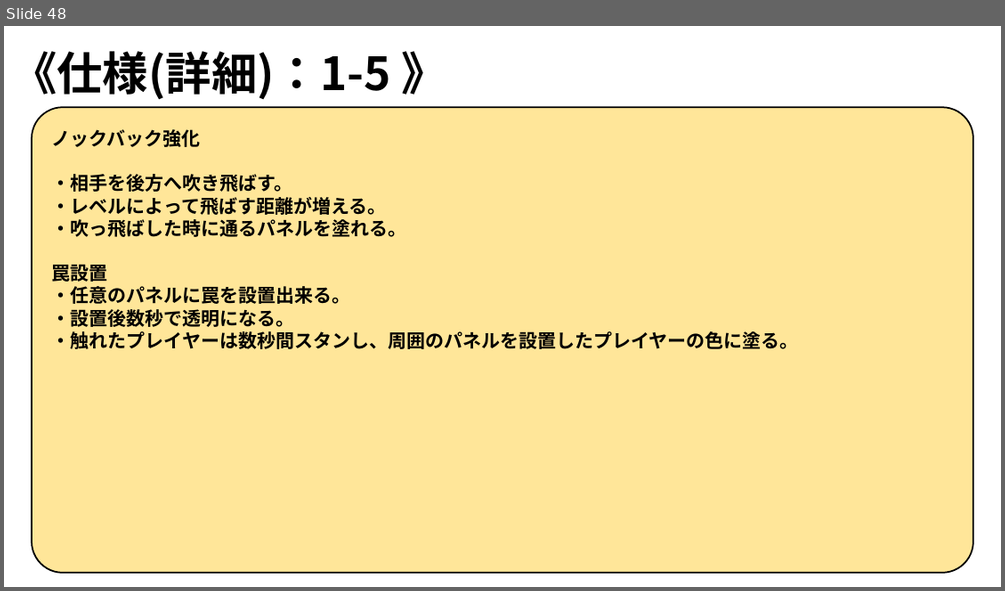
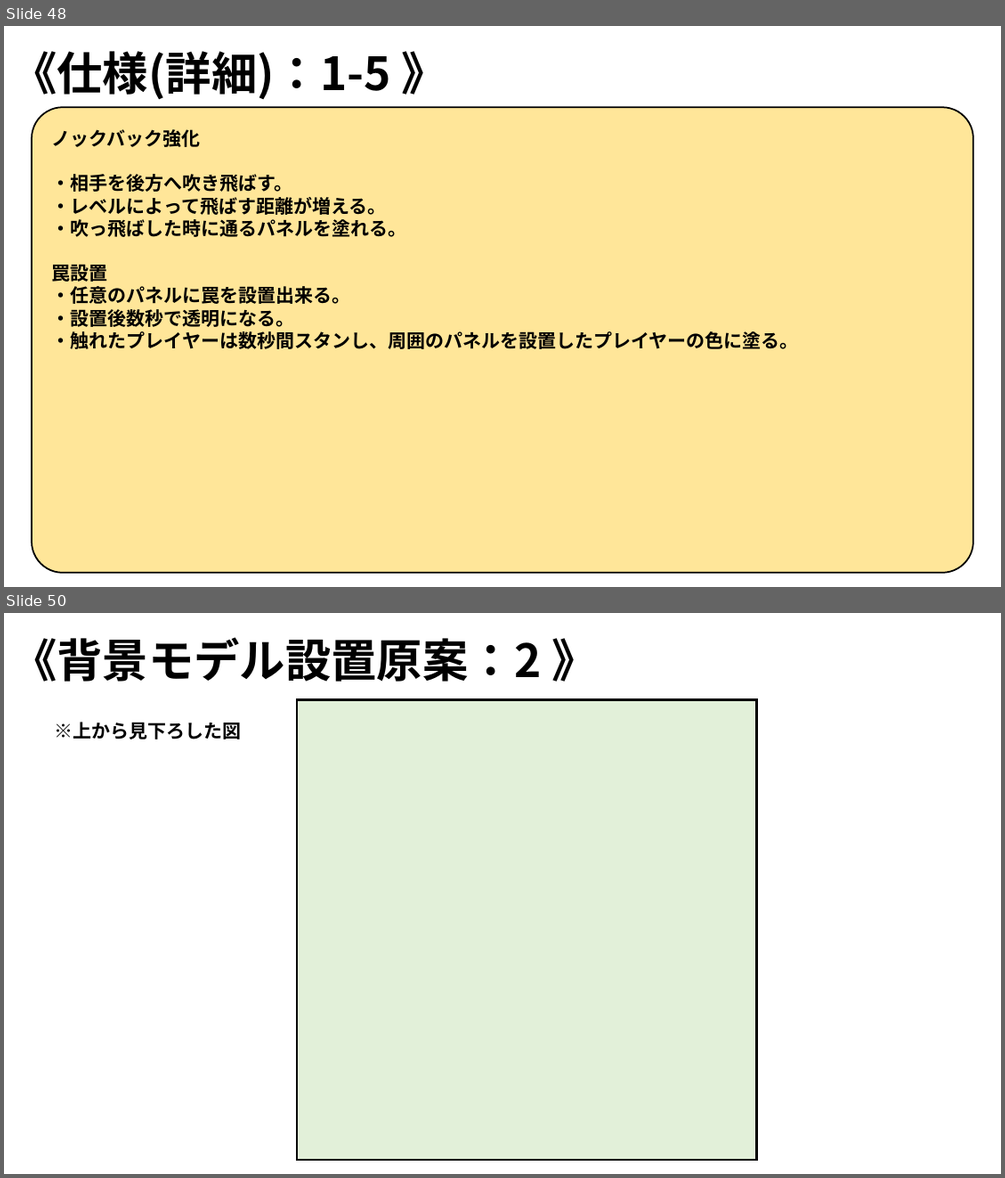
Before and after one commit to ARITA-MEIGEN/C-Team001, a slide deck: GS3_チーム2_仕様書.pptx. Shown one above the other, each under a label of ours: slide 48 before the commit, slides 48 and 50 after it; the slides between them are not shown. The pictures are 1005x591 and 1005x1178 pixels, drawn with LibreOffice and Linux fonts; fonts in the diff are those of the drawing; background and template pictures are left out. Boxes give left, top, right and bottom in pixels: in the first picture for what was removed or moved away, otherwise in the second. Text is boxed around its words. In the diff, an @@ line names an element or a change of style, - is before the commit and + after.

```diff
--- a/GS3_チーム2_仕様書.pptx
+++ b/GS3_チーム2_仕様書.pptx
@@ slide 50 added at (4, 613, 1001, 1174), background picture (left out) @@
@@ text added at (11, 637, 597, 682), 44 pt, text #000000, bold @@
+《背景モデル設置原案：2 》
@@ rectangle added at (297, 699, 757, 1159), fill #E2F0D9, outline #000000 2.25 pt @@
@@ text added at (55, 722, 242, 739), 18 pt, text #000000, bold @@
+※上から見下ろした図
```
Also in this commit, not shown: 1 other slide added.
